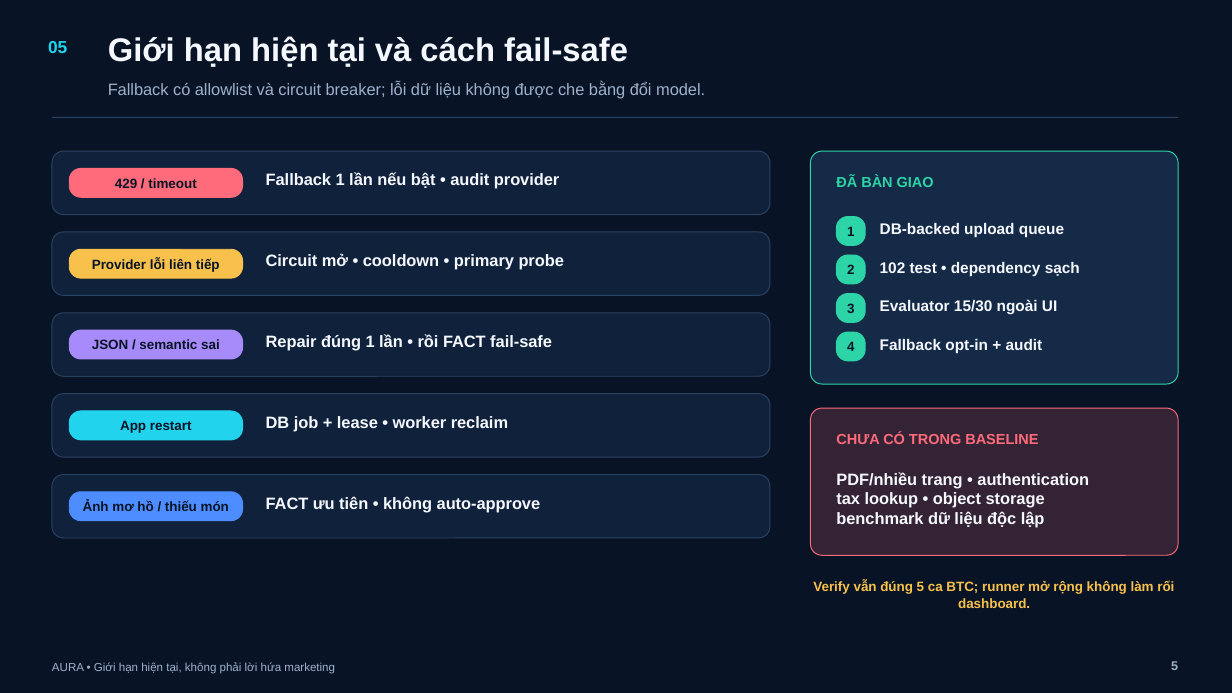
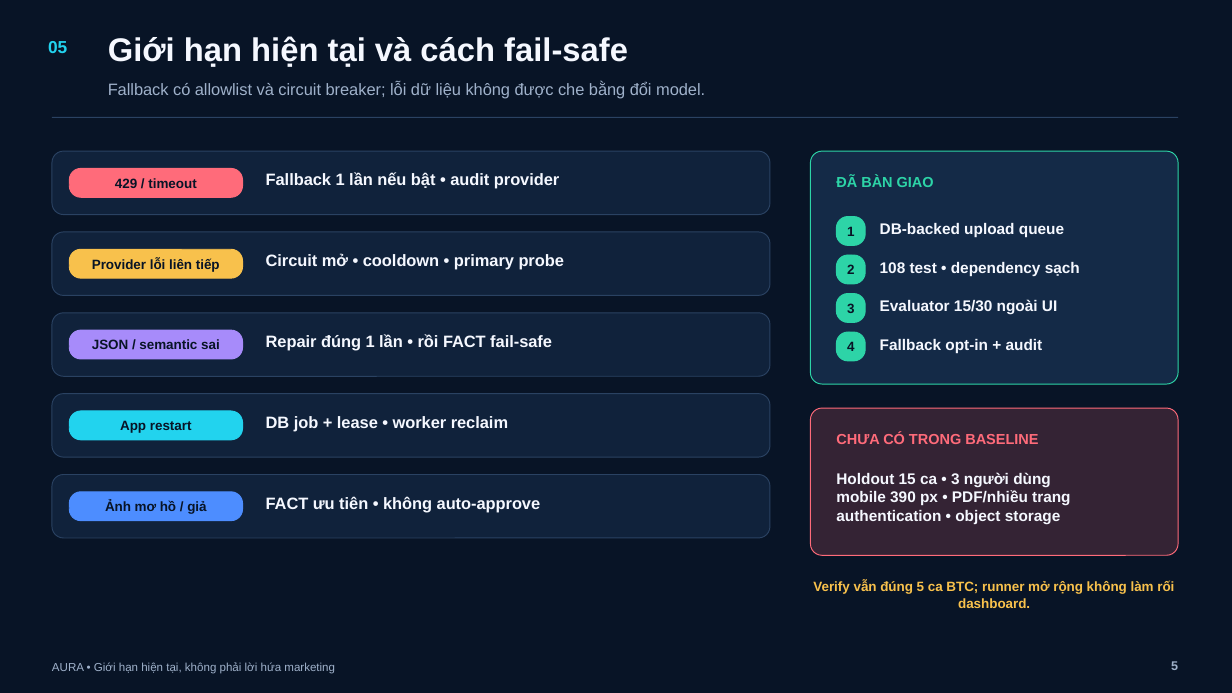
Before and after one commit to BondPhuPhamzZ/AURA, a slide deck: slide 5 of AURA/submission/AURA_5_SLIDES.pptx. Drawn at 1232x693 pixels with LibreOffice and Linux fonts; fonts in the diff are those of the drawing. Boxes give left, top, right and bottom in pixels: in the first picture for what was removed or moved away, otherwise in the second. Text is boxed around its words. In the diff, an @@ line names an element or a change of style, - is before the commit and + after.

Commit message:
docs: sync final evidence and holdout guidance

```diff
--- a/AURA/submission/AURA_5_SLIDES.pptx
+++ b/AURA/submission/AURA_5_SLIDES.pptx
@@ text at bbox=[880, 262, 1080, 276]: text changed @@
-102 test • dependency sạch
+108 test • dependency sạch
@@ text at bbox=[836, 472, 1070, 524]: text changed; size 12.8 to 12 pt @@
-PDF/nhiều trang • authentication
-tax lookup • object storage
-benchmark dữ liệu độc lập
+Holdout 15 ca • 3 người dùng
+mobile 390 px • PDF/nhiều trang
+authentication • object storage
@@ text in rounded rectangle at bbox=[105, 500, 206, 514]: text changed @@
-Ảnh mơ hồ / thiếu món
+Ảnh mơ hồ / giả
```
Also in this commit, not shown: 4 other slides changed, 17 other files.
